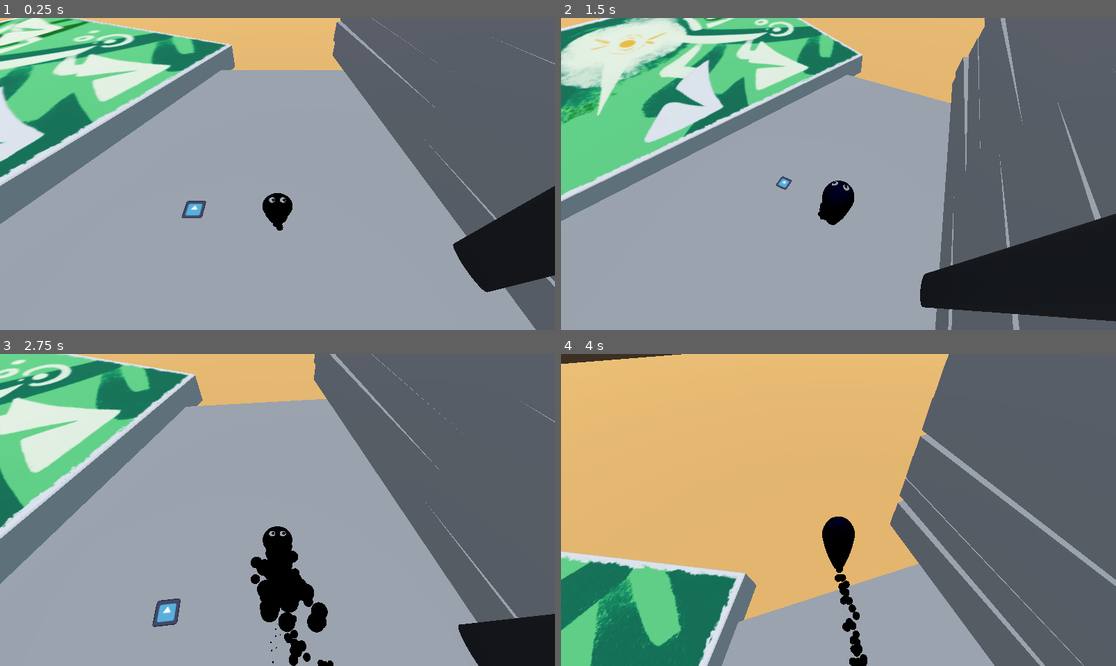
Above: before the commit, frames 1-4 (two rows, left to right).
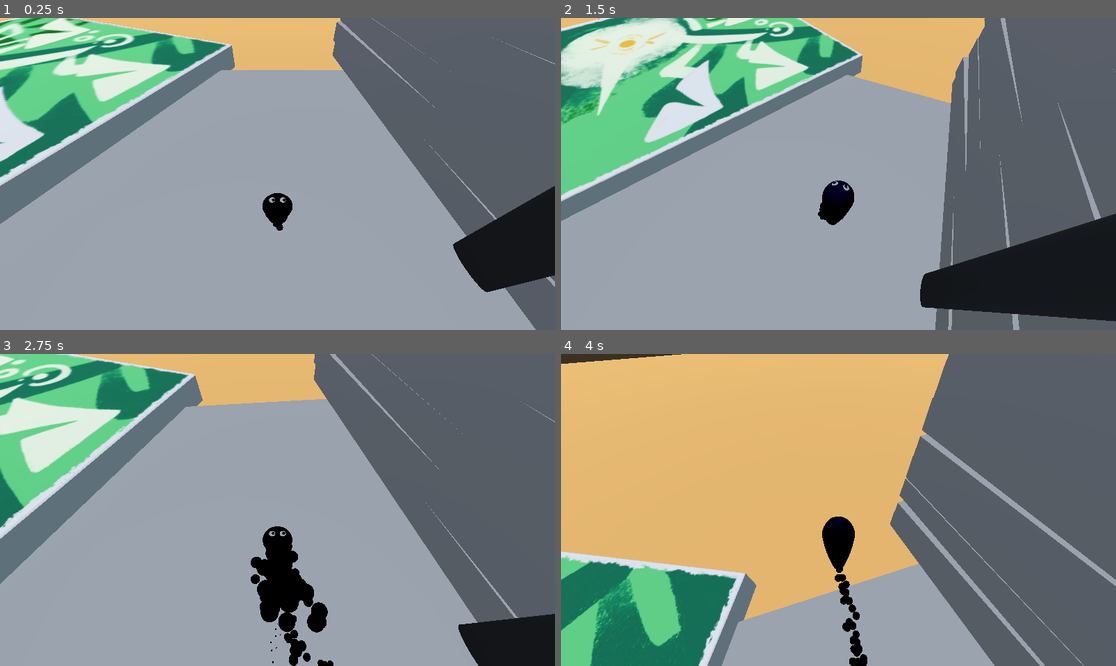
Above: after the commit, the same moments.

Repository: fossinating/trianglegamejam
Game: Godot game, scene res://levels/workshop.tscn
Two runs of this game, one before a commit and one after it. Both use one fixed random seed, a clock stepped at 60 frames per second and the inputs below. The engine's default icon, where the game draws it, is replaced by a stand-in: a white triangle on a blue panel in a dark square.
Inputs (mouse positions are in pixels of both pictures, inside the frame that each line leads up to):
- Up to frame 1 (0.25 s): no input
- Up to frame 2 (1.5 s): tap Enter at 0.5 s; move the mouse to (960, 158) at 0.52 s; hold D (move_right) 0.53-1.28 s; tap Down (cam_down) at 0.6 s; tap Space (jump) at 0.77 s; move the mouse to (810, 174) at 1.27 s; hold W (move_up) from 1.28 s (still down); tap Left (cam_left) at 1.35 s
- Up to frame 3 (2.75 s): keep holding W (move_up); tap Space (jump) at 1.52 s; move the mouse to (288, 503) at 2.02 s; tap Right (cam_right) at 2.1 s
- Up to frame 4 (4 s): keep holding W (move_up); move the mouse to (832, 516) at 2.77 s; tap Up (cam_up) at 2.85 s; tap Space (jump) at 3.02, 3.77 s; move the mouse to (877, 513) at 3.52 s; hold Right mouse button (camera_rotate) from 3.53 s (still down)

The runs differ from the first frame. In frame 1, 1.0% of the frame differs, in the area x 0-38%, y 0-65%; in frame 2, 0.2%; in frame 3, 0.4%; in frame 4, nothing differs.

Commit message:
Implement shrink on pickup

Diff:
--- a/entities/items/grabbable_item.gd
+++ b/entities/items/grabbable_item.gd
@@ -1,21 +1,37 @@
+@tool
+
 extends Area3D
 class_name GrabbableItem
 
 
 @export var delivery_point: ItemDeliveryPoint
+@export var item_image: Texture2D
 
-
-@onready var delivery_direction_particles: GPUParticles3D = $"Delivery Direction Particles"
+@onready var delivery_direction_particles: GPUParticles3D = $"CollisionShape3D/Delivery Direction Particles"
 @onready var collision_shape: CollisionShape3D = $"CollisionShape3D"
 
-@export var MAX_CARRY_DISTANCE = .75
+@export var MAX_CARRY_DISTANCE := .75
+@export var shrink_factor := 1.0
 
 var carrier: ItemGrabber
+
+@onready var sprite_carrier: Node3D = $"Sprite Carrier"
+var scale_mult := 1.0
+
 
 func _ready():
 	if not delivery_point:
 		push_error("GrabbableItem was not assigned delivery point.")
-		get_tree().quit()
+
+		if not Engine.is_editor_hint():
+			get_tree().quit()
+
+	$"Sprite Carrier/Sprite3D".texture = item_image
+
+
+func _process(delta: float) -> void:
+	scale_mult = clamp(scale_mult + delta * (1-shrink_factor) * (-1 if carrier else 1), shrink_factor, 1.0)
+	sprite_carrier.scale = scale_mult * Vector3.ONE
 
 # Called every frame. 'delta' is the elapsed time since the previous frame.
 func _physics_process(_delta: float) -> void:
--- a/entities/items/grabbable_item.tscn
+++ b/entities/items/grabbable_item.tscn
@@ -31,15 +31,18 @@
 [node name="CollisionShape3D" type="CollisionShape3D" parent="."]
 shape = SubResource("SphereShape3D_oax2n")
 
-[node name="Sprite3D" type="Sprite3D" parent="."]
-transform = Transform3D(0.49, 0, 0, 0, -2.14186e-08, 0.49, 0, -0.49, -2.14186e-08, 0, -0.45, 0)
-render_priority = 10
-texture = ExtResource("1_deyms")
-
-[node name="Delivery Direction Particles" type="GPUParticles3D" parent="."]
+[node name="Delivery Direction Particles" type="GPUParticles3D" parent="CollisionShape3D"]
 visible = false
 amount = 40
 lifetime = 10.0
 local_coords = true
 process_material = SubResource("ParticleProcessMaterial_l8ude")
 draw_pass_1 = SubResource("SphereMesh_oor5y")
+
+[node name="Sprite Carrier" type="Marker3D" parent="."]
+
+[node name="Sprite3D" type="Sprite3D" parent="Sprite Carrier"]
+transform = Transform3D(0.49, 0, 0, 0, -2.14186e-08, 0.49, 0, -0.49, -2.14186e-08, 0, -0.45, 0)
+shaded = true
+render_priority = 10
+texture = ExtResource("1_deyms")
--- a/levels/workshop.tscn
+++ b/levels/workshop.tscn
@@ -159,26 +159,27 @@
 transform = Transform3D(1, 0, 0, 0, 1, 0, 0, 0, 1, -0.13627, 0.05, 0.0261607)
 mesh = SubResource("BoxMesh_et4ey")
 
-[node name="Grabbable Item" parent="StaticBody3D2" node_paths=PackedStringArray("delivery_point") instance=ExtResource("2_gteoe")]
-transform = Transform3D(1, 0, 0, 0, 1, 0, 0, 0, 1, -16.1692, 0.988317, -15.2394)
-delivery_point = NodePath("../Item Delivery Point")
-MAX_CARRY_DISTANCE = 4.0
-
-[node name="CollisionShape3D" parent="StaticBody3D2/Grabbable Item" index="0"]
-transform = Transform3D(1, 0, 0, 0, 1, 0, 0, 0, 1, 0.128021, 0, 0.360726)
-shape = SubResource("SphereShape3D_ayfsu")
-
-[node name="Sprite3D" parent="StaticBody3D2/Grabbable Item" index="1"]
-transform = Transform3D(0.381112, -0.855992, -3.74166e-08, 0, -4.09576e-08, 0.937, -0.855992, -0.381112, -1.66589e-08, -4.62885, -2.84217e-14, -3.71155)
-shaded = true
-texture = ExtResource("7_fwsu3")
-
 [node name="Canvas" parent="StaticBody3D2" instance=ExtResource("4_jxxqq")]
 transform = Transform3D(7.44485e-07, -9.861, 0, 9.861, 7.44485e-07, 0, 0, 0, 9.861, 0.34, 0.47, 0)
 metadata/_edit_group_ = true
 
+[node name="Grabbable Item" parent="StaticBody3D2" node_paths=PackedStringArray("delivery_point") instance=ExtResource("2_gteoe")]
+transform = Transform3D(1, 0, 0, 0, 1, 0, 0, 0, 1, -14.9164, 1.00857, -16.1819)
+delivery_point = NodePath("../Item Delivery Point")
+item_image = ExtResource("7_fwsu3")
+MAX_CARRY_DISTANCE = 1.0
+shrink_factor = 0.25
+
+[node name="CollisionShape3D" parent="StaticBody3D2/Grabbable Item" index="0"]
+transform = Transform3D(1, 0, 0, 0, 1, 0, 0, 0, 1, 1.40899, 0, 2.12559)
+shape = SubResource("SphereShape3D_ayfsu")
+
+[node name="Sprite3D" parent="StaticBody3D2/Grabbable Item/Sprite Carrier" index="0"]
+transform = Transform3D(0.388498, -0.844967, -3.69347e-08, -2.8347e-15, -4.06516e-08, 0.93, -0.844967, -0.388498, -1.69818e-08, -3.39629, 0, -2.2566)
+texture = ExtResource("7_fwsu3")
+
 [node name="Item Delivery Point" parent="StaticBody3D2" instance=ExtResource("3_nogm7")]
-transform = Transform3D(1, 0, 0, 0, 1, 0, 0, 0, 1, 6.0784, 0.508571, 1.47368)
+transform = Transform3D(1, 0, 0, 0, 1, 0, 0, 0, 1, 4.39694, 0.508572, 0.652788)
 
 [node name="table surface" type="MeshInstance3D" parent="."]
 transform = Transform3D(1, 0, 0, 0, 1, 0, 0, 0, 1, 0, -0.9, 0)
